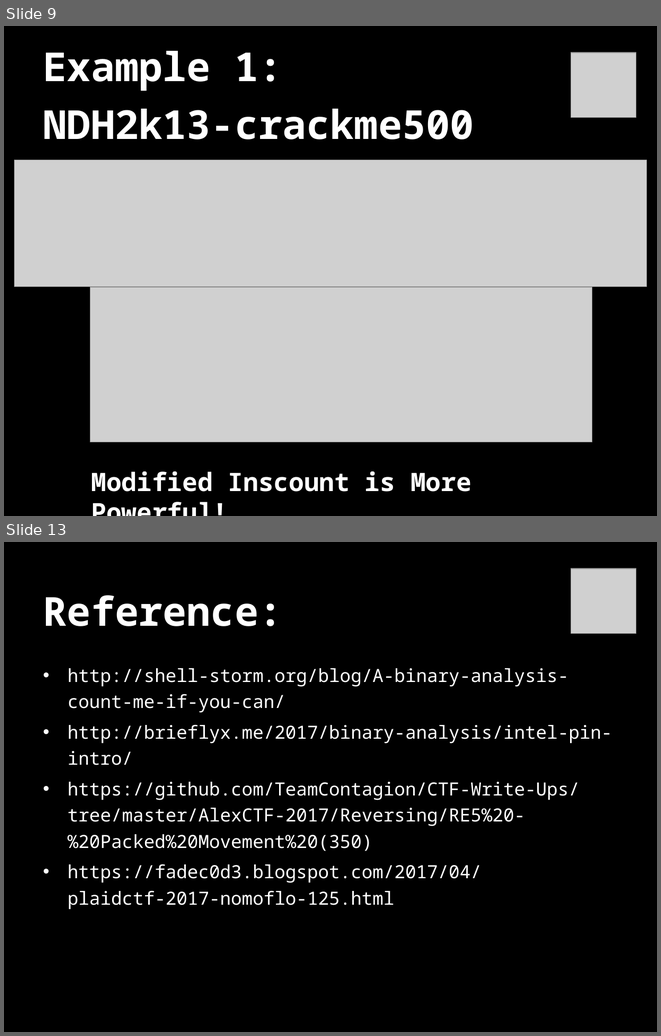
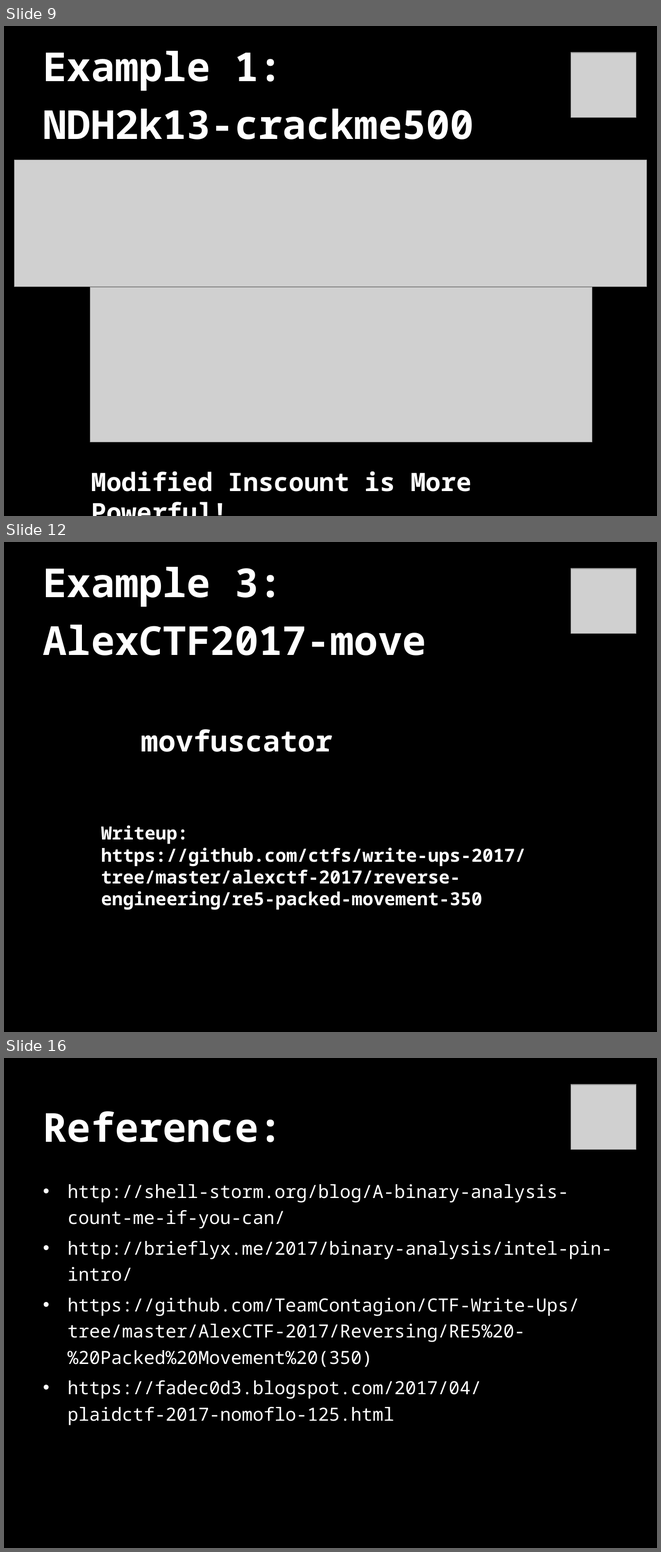
Before and after one commit to bash-c/pin-in-CTF, a slide deck: pin_in_CTF.ppt. Shown one above the other, each under a label of ours: slides 9 and 13 before the commit, slides 9, 12 and 16 after it; the slides between them are not shown. The pictures are 661x1036 and 661x1552 pixels, drawn with LibreOffice and Linux fonts; fonts in the diff are those of the drawing; grey boxes stand for pictures. Boxes give left, top, right and bottom in pixels: in the first picture for what was removed or moved away, otherwise in the second. Text is boxed around its words. In the diff, an @@ line names an element or a change of style, - is before the commit and + after.

```diff
--- a/pin_in_CTF.ppt
+++ b/pin_in_CTF.ppt
@@ slide 12 added at (4,542,657,1032), background #000000 @@
@@ title added at (43,566,426,655), 44 pt, text #FFFFFF, bold @@
+Example 3:
+AlexCTF2017-move
@@ picture added at (571,569,636,634) @@
@@ text added at (141,729,332,752), 32 pt, text #FFFFFF, bold @@
+movfuscator
@@ text added at (101,825,526,910), 20 pt, text #FFFFFF, bold @@
+Writeup:
+https://github.com/ctfs/write-ups-2017/tree/master/alexctf-2017/reverse-engineering/re5-packed-movement-350
@@ what was slide 13 is now slide 16 @@
```
Also in this commit, not shown: 3 slides changed, 3 other slides added, 1 slide removed, 16 other files.
